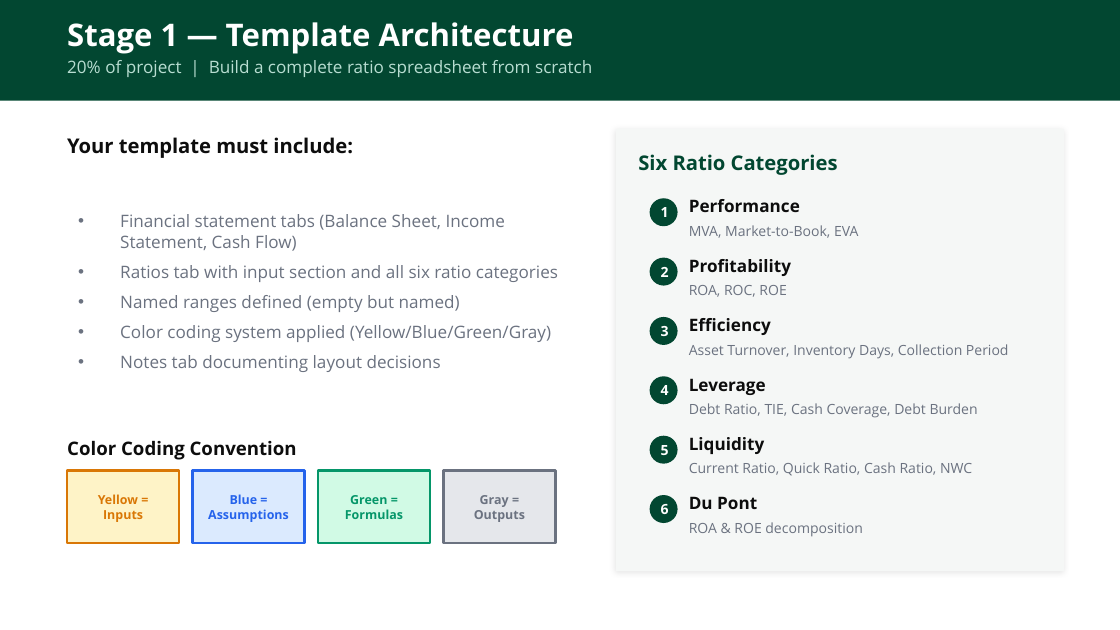
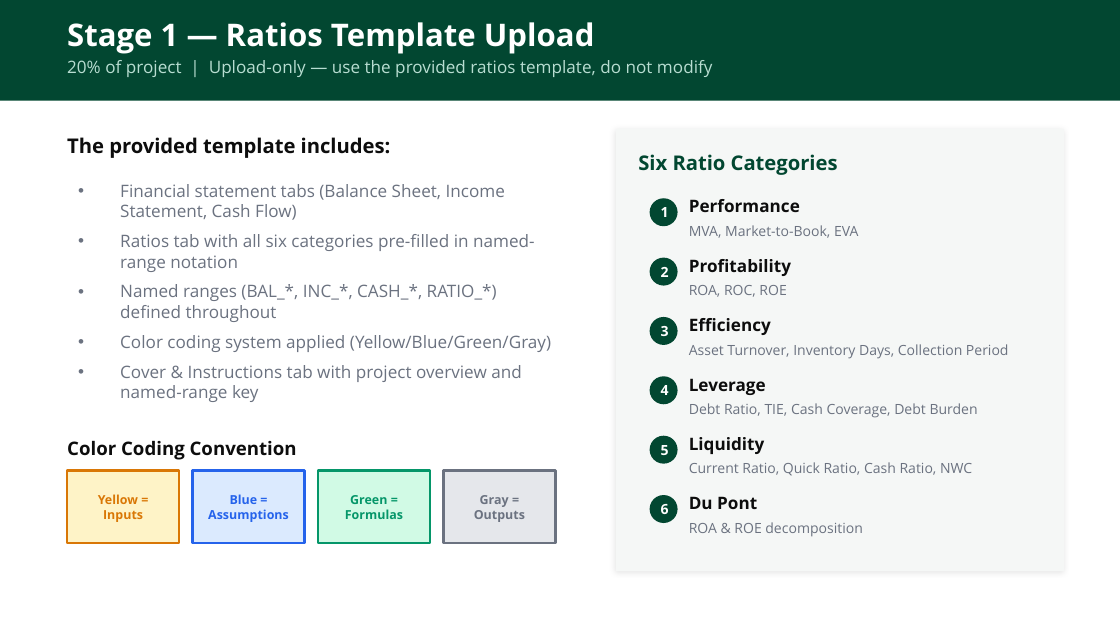
Before and after one commit to adamwstauffer/shidler, a slide deck: slide 6 of courses/BUS-629-VEMBA-International-Corporate-Finance/BUS629_AI_Ratios_Project.pptx. Drawn at 1120x630 pixels with LibreOffice and Linux fonts; fonts in the diff are those of the drawing. Boxes give left, top, right and bottom in pixels: in the first picture for what was removed or moved away, otherwise in the second. Text is boxed around its words. In the diff, an @@ line names an element or a change of style, - is before the commit and + after.

```diff
--- a/courses/BUS-629-VEMBA-International-Corporate-Finance/BUS629_AI_Ratios_Project.pptx
+++ b/courses/BUS-629-VEMBA-International-Corporate-Finance/BUS629_AI_Ratios_Project.pptx
@@ text at (x1=67, y1=22, x2=595, y2=54): text changed @@
-Stage 1 — Template Architecture
+Stage 1 — Ratios Template Upload
@@ text at (x1=67, y1=60, x2=713, y2=77): text changed @@
-20% of project | Build a complete ratio spreadsheet from scratch
+20% of project | Upload-only — use the provided ratios template, do not modify
@@ text at (x1=67, y1=137, x2=391, y2=158): text changed @@
-Your template must include:
+The provided template includes:
@@ text at (x1=120, y1=234, x2=535, y2=322): text changed @@
-• Ratios tab with input section and all six ratio categories
-• Named ranges defined (empty but named)
+• Ratios tab with all six categories pre-filled in named-range notation
+• Named ranges (BAL_*, INC_*, CASH_*, RATIO_*) defined throughout
@@ text at (x1=120, y1=365, x2=522, y2=402): text changed @@
-• Notes tab documenting layout decisions
+• Cover & Instructions tab with project overview and named-range key
```
Also in this commit, not shown: 6 other slides changed.
